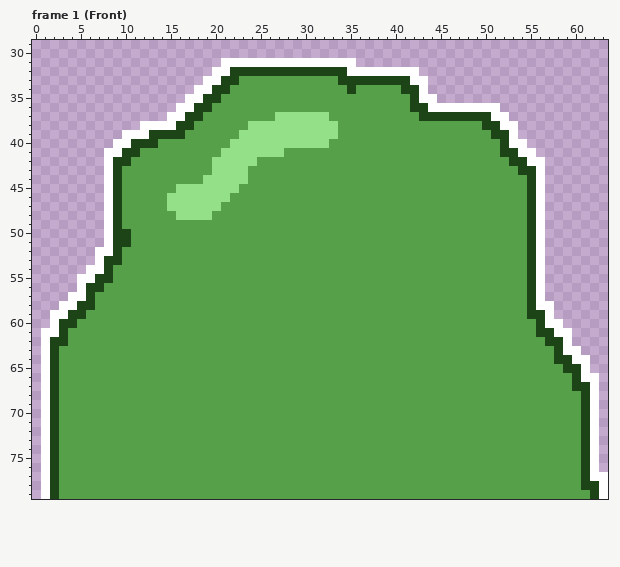
Pixel-art file: ElevatorGame/Content/graphics/characters/Slime.aseprite. The first picture shows the starting point.
64x80 pixels, 6 frames. Shown: frame 1 (Front): x 0..63, y 29..79. The commit also changed other frames, which this record leaves out.
New version:
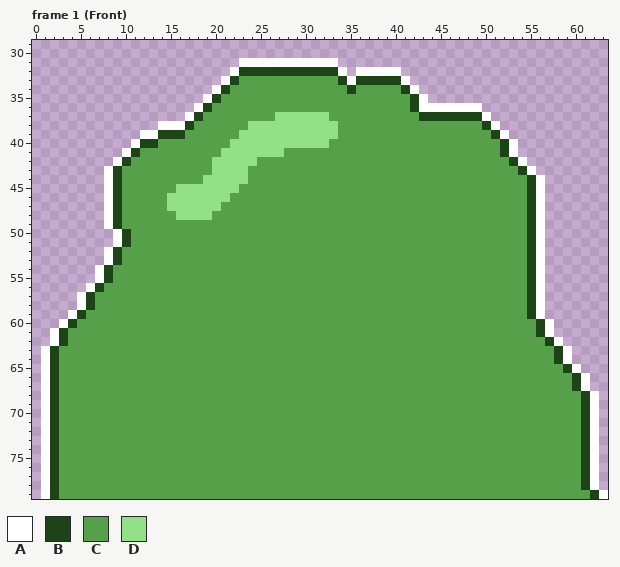
Palette (. is transparent): A #ffffff  B #1c4416  C #55a049  D #94e089
Diff:
{"where": "frame 1 (Front)"}
{"frame":1,"y":31,"x":21,"old":"AA","new":".."}
{"frame":1,"y":31,"x":34,"old":"AA","new":".."}
{"frame":1,"y":32,"x":20,"old":"AAB","new":"..A"}
{"frame":1,"y":32,"x":34,"old":"BA","new":"A."}
{"frame":1,"y":32,"x":41,"old":"AA","new":".."}
{"frame":1,"y":33,"x":19,"old":"AAB","new":"..A"}
{"frame":1,"y":33,"x":35,"old":"B","new":"A"}
{"frame":1,"y":33,"x":41,"old":"BAA","new":"A.."}
{"frame":1,"y":34,"x":18,"old":"AAB","new":"..A"}
{"frame":1,"y":34,"x":42,"old":"BA","new":"A."}
{"frame":1,"y":35,"x":17,"old":"AAB","new":"..A"}
{"frame":1,"y":35,"x":44,"old":"A","new":"."}
{"frame":1,"y":36,"x":16,"old":"AAB","new":"..A"}
{"frame":1,"y":36,"x":43,"old":"B","new":"A"}
{"frame":1,"y":36,"x":50,"old":"AA","new":".."}
{"frame":1,"y":37,"x":15,"old":"AAB","new":"..A"}
{"frame":1,"y":37,"x":50,"old":"BAA","new":"A.."}
{"frame":1,"y":38,"x":12,"old":"AA","new":".."}
{"frame":1,"y":38,"x":16,"old":"B","new":"A"}
{"frame":1,"y":38,"x":51,"old":"BAA","new":"A.."}
{"frame":1,"y":39,"x":10,"old":"AA","new":".."}
{"frame":1,"y":39,"x":13,"old":"B","new":"A"}
{"frame":1,"y":39,"x":52,"old":"BA","new":"A."}
{"frame":1,"y":40,"x":9,"old":"AAB","new":"..A"}
{"frame":1,"y":40,"x":54,"old":"A","new":"."}
{"frame":1,"y":41,"x":8,"old":"AAB","new":"..A"}
{"frame":1,"y":41,"x":53,"old":"BAA","new":"A.."}
{"frame":1,"y":42,"x":8,"old":"AB","new":".A"}
{"frame":1,"y":42,"x":54,"old":"BAA","new":"A.."}
{"frame":1,"y":43,"x":55,"old":"BA","new":"A."}
{"frame":1,"y":50,"x":8,"old":"AB","new":".A"}
{"frame":1,"y":51,"x":8,"old":"AB","new":".A"}
{"frame":1,"y":52,"x":7,"old":"A","new":"."}
{"frame":1,"y":53,"x":7,"old":"AB","new":".A"}
{"frame":1,"y":54,"x":6,"old":"A","new":"."}
{"frame":1,"y":55,"x":5,"old":"AAB","new":"..A"}
{"frame":1,"y":56,"x":5,"old":"AB","new":".A"}
{"frame":1,"y":57,"x":4,"old":"A","new":"."}
{"frame":1,"y":58,"x":3,"old":"AAB","new":"..A"}
{"frame":1,"y":58,"x":57,"old":"A","new":"."}
{"frame":1,"y":59,"x":2,"old":"AAB","new":"..A"}
{"frame":1,"y":59,"x":56,"old":"BA","new":"A."}
{"frame":1,"y":60,"x":2,"old":"AB","new":".A"}
{"frame":1,"y":60,"x":58,"old":"A","new":"."}
{"frame":1,"y":61,"x":1,"old":"A","new":"."}
{"frame":1,"y":61,"x":57,"old":"BAA","new":"A.."}
{"frame":1,"y":62,"x":1,"old":"AB","new":".A"}
{"frame":1,"y":62,"x":58,"old":"BA","new":"A."}
{"frame":1,"y":63,"x":60,"old":"A","new":"."}
{"frame":1,"y":64,"x":59,"old":"BAA","new":"A.."}
{"frame":1,"y":65,"x":60,"old":"BA","new":"A."}
{"frame":1,"y":66,"x":62,"old":"A","new":"."}
{"frame":1,"y":67,"x":61,"old":"BA","new":"A."}
{"frame":1,"y":77,"x":63,"old":"A","new":"."}
{"frame":1,"y":78,"x":62,"old":"BA","new":"A."}
{"label":"changed","picture_box":[104,58,239,166]}
{"label":"changed","picture_box":[338,58,356,85]}
{"label":"changed","picture_box":[401,67,437,112]}
{"label":"changed","picture_box":[482,103,545,175]}
{"label":"changed","picture_box":[41,229,122,346]}
{"label":"changed","picture_box":[536,301,599,391]}
{"label":"changed","picture_box":[590,472,608,490]}
